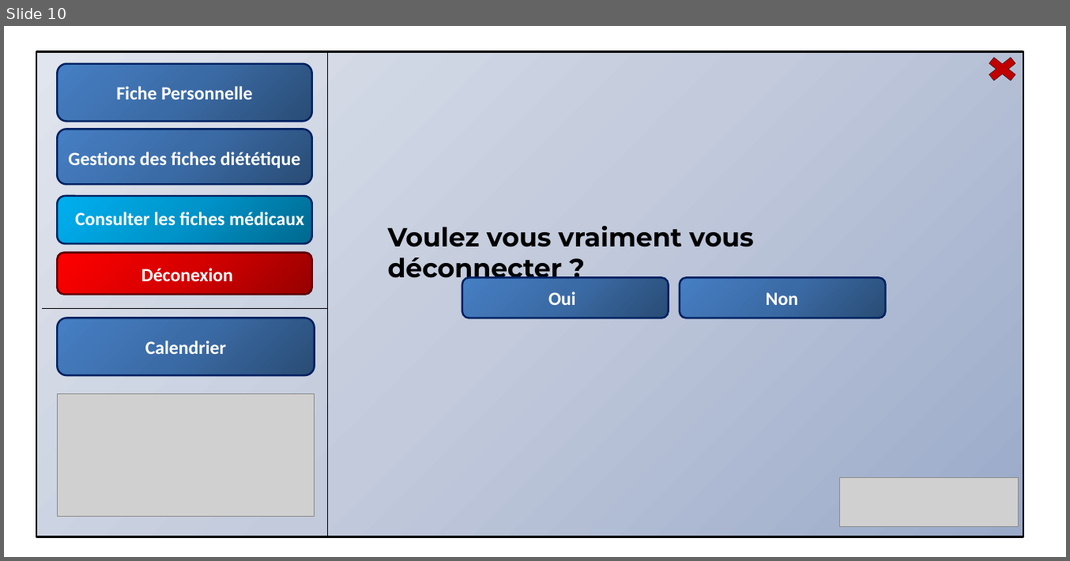
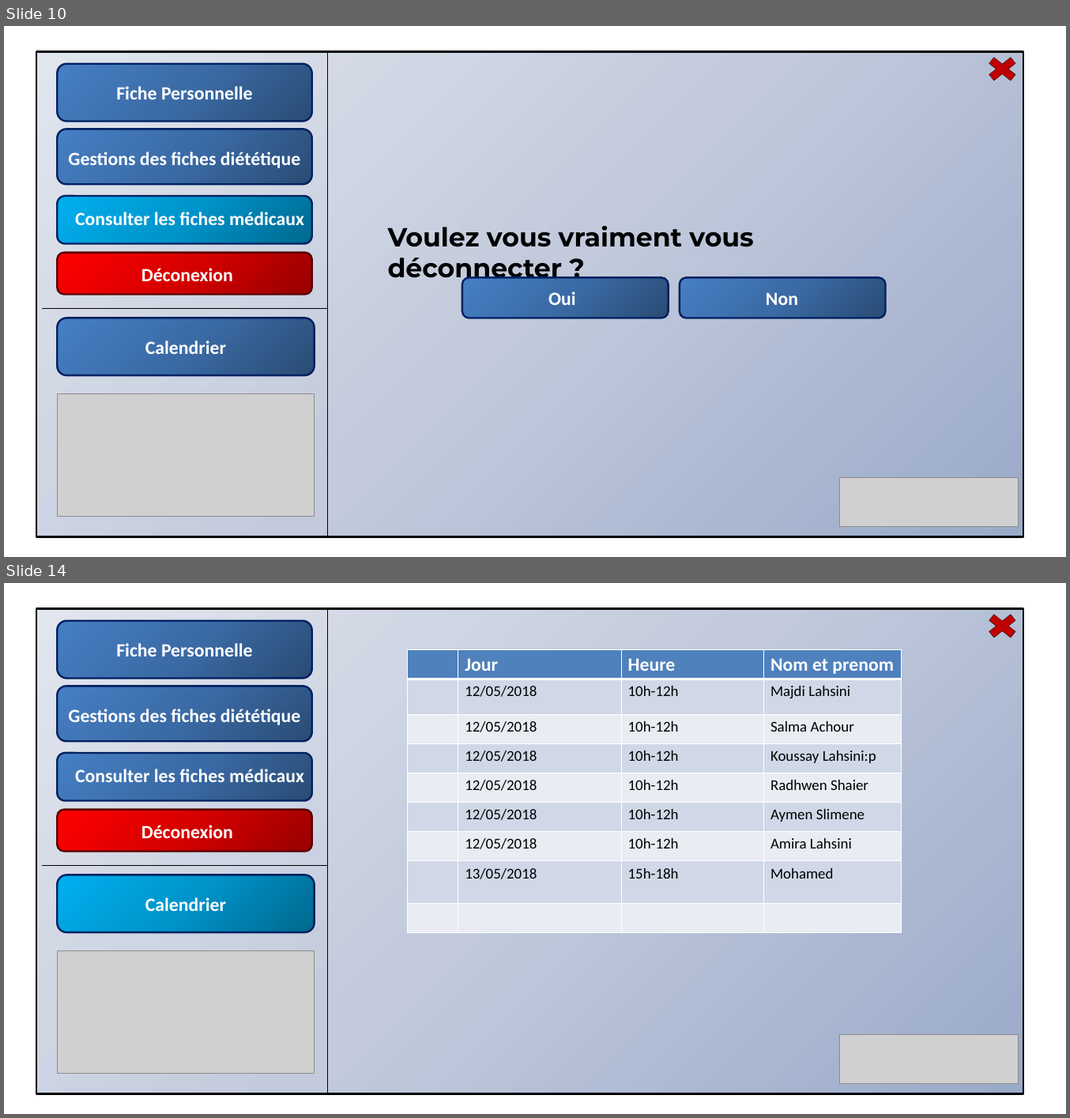
Before and after one commit to majdilahsini/Smart.fit, a slide deck: MAJDI/Maquette/Maquette.pptx. Shown one above the other, each under a label of ours: slide 10 before the commit, slides 10 and 14 after it; the slides between them are not shown. The pictures are 1070x561 and 1070x1118 pixels, drawn with LibreOffice and Linux fonts; fonts in the diff are those of the drawing; grey boxes stand for pictures. Boxes give left, top, right and bottom in pixels: in the first picture for what was removed or moved away, otherwise in the second. Text is boxed around its words. In the diff, an @@ line names an element or a change of style, - is before the commit and + after.

Commit message:
Update Maquette Majdi

```diff
--- a/MAJDI/Maquette/Maquette.pptx
+++ b/MAJDI/Maquette/Maquette.pptx
@@ slide 14 added at [4, 583, 1066, 1114], background #FFFFFF @@
@@ rectangle added at [36, 608, 1023, 1093], fill gradient #9BAAC9 to #C3CBDC to #E2E5ED, outline #000000 2 pt @@
@@ rounded rectangle added at [57, 621, 312, 678], fill gradient #2A4C75 to #3C6CA6 to #4780C5, outline #002060 2 pt @@
@@ line added from (328, 608) to (328, 1094), #000000 0.75 pt @@
@@ cross added at [981, 609, 1023, 642], fill #C00000, outline #000000 0.25 pt @@
@@ text added at [116, 643, 253, 656], 20 pt, text #FFFFFF, bold @@
+Fiche Personnelle
@@ table added at [408, 649, 901, 932], 9 rows, 4 columns @@
+ | Jour | Heure | Nom et prenom
+ | 12/05/2018 | 10h-12h | Majdi Lahsini
+ | 12/05/2018 | 10h-12h | Salma Achour
+ | 12/05/2018 | 10h-12h | Koussay Lahsini:p
+ | 12/05/2018 | 10h-12h | Radhwen Shaier
+ | 12/05/2018 | 10h-12h | Aymen Slimene
+ | 12/05/2018 | 10h-12h | Amira Lahsini
+ | 13/05/2018 | 15h-18h | Mohamed
+ |  |  | 
@@ rounded rectangle added at [57, 686, 312, 742], fill gradient #2A4C75 to #3C6CA6 to #4780C5, outline #002060 2 pt @@
@@ text added at [68, 709, 300, 725], 20 pt, text #FFFFFF, bold @@
+Gestions des fiches diététique
@@ rounded rectangle added at [57, 753, 312, 801], fill gradient #2A4C75 to #3C6CA6 to #4780C5, outline #002060 2 pt @@
@@ text added at [75, 769, 304, 782], 20 pt, text #FFFFFF, bold @@
+Consulter les fiches médicaux
@@ rounded rectangle added at [57, 810, 312, 852], fill gradient #970000 to #D70000 to #FF0000, outline #580000 2 pt @@
@@ text added at [141, 825, 233, 838], 20 pt, text #FFFFFF, bold @@
+Déconexion
@@ line added from (328, 866) to (42, 866), #000000 0.75 pt @@
@@ rounded rectangle added at [57, 875, 314, 932], fill gradient #00688E to #0094CA to #00B0F0, outline #002060 2 pt @@
@@ text added at [145, 897, 226, 911], 20 pt, text #FFFFFF, bold @@
+Calendrier
@@ picture added at [57, 951, 314, 1074] @@
@@ picture added at [840, 1034, 1018, 1083] @@
```
Also in this commit, not shown: 3 other slides added.
